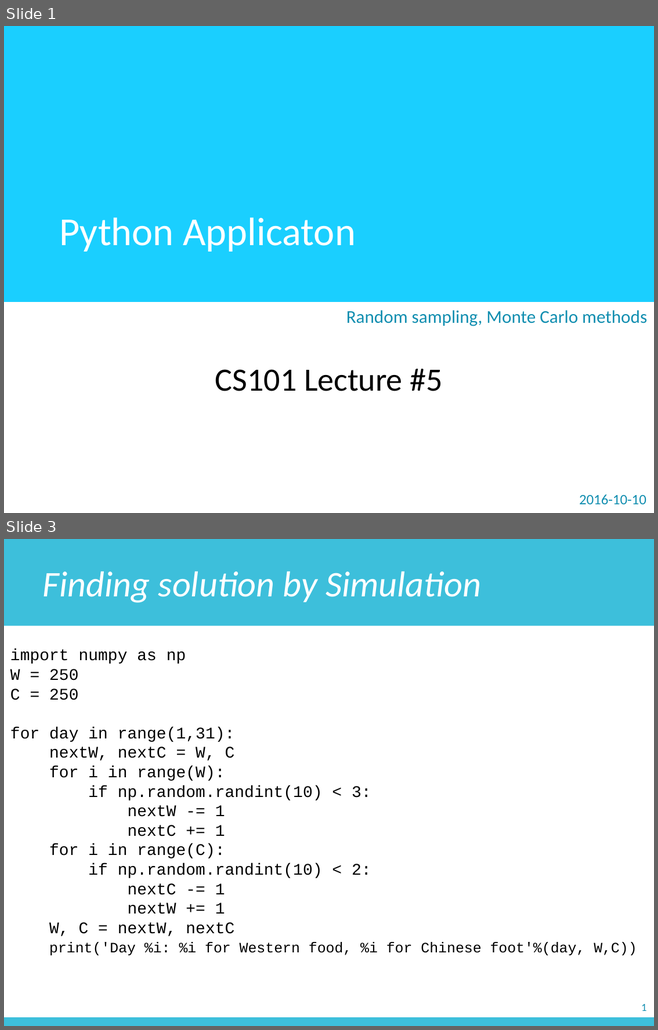
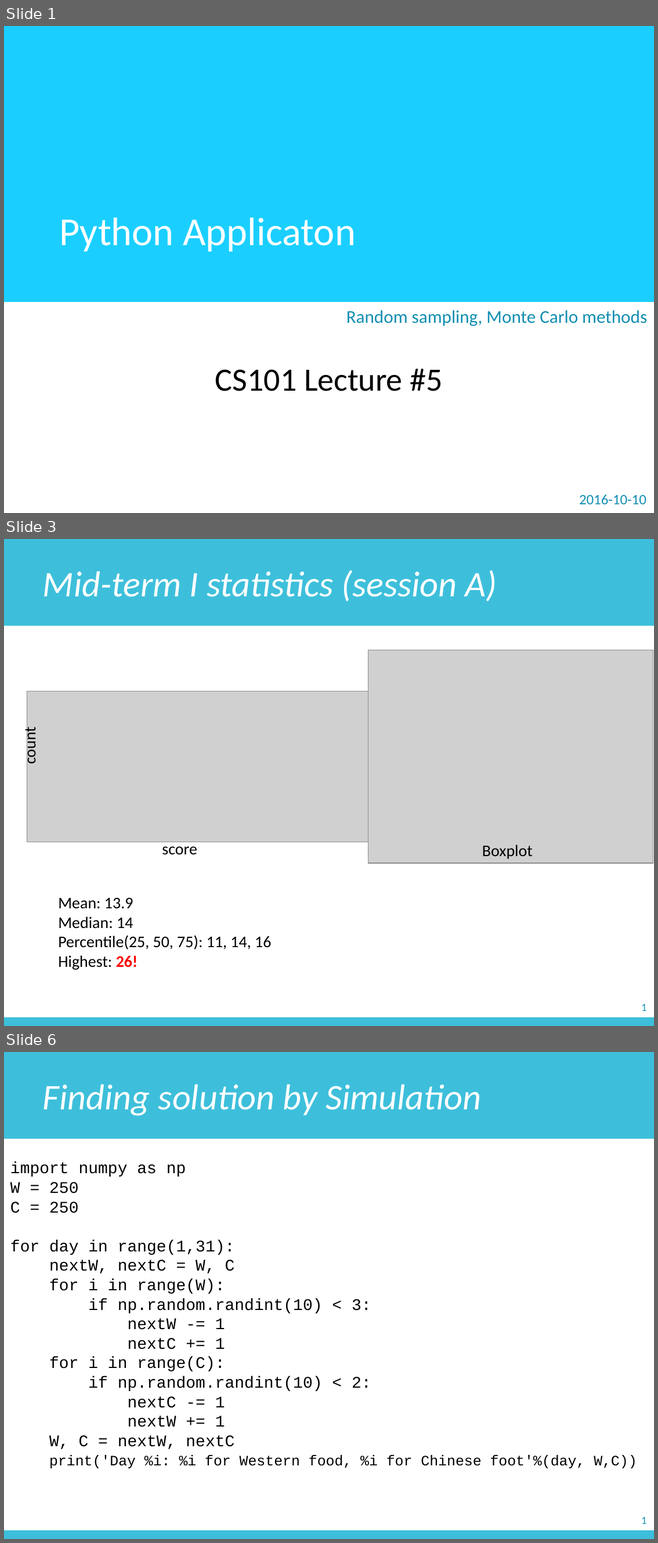
Before and after one commit to zichengliao/zuics101-fa17, a slide deck: lectures/lec13/lec13.pptx. Shown one above the other, each under a label of ours: slides 1 and 3 before the commit, slides 1, 3 and 6 after it; the slides between them are not shown. The pictures are 658x1030 and 658x1543 pixels, drawn with LibreOffice and Linux fonts; fonts in the diff are those of the drawing; grey boxes stand for pictures. Boxes give left, top, right and bottom in pixels: in the first picture for what was removed or moved away, otherwise in the second. Text is boxed around its words. In the diff, an @@ line names an element or a change of style, - is before the commit and + after.

```diff
--- a/lectures/lec13/lec13.pptx
+++ b/lectures/lec13/lec13.pptx
@@ slide 3 added at (4,539,654,1026), background #FFFFFF @@
@@ rectangle added at (4,539,654,625), fill #3DBFDB, 40 pt, text #FFFFFF, italic @@
+Mid-term I statistics (session A)
@@ picture added at (368,650,653,863) @@
@@ picture added at (27,692,372,842) @@
@@ text added at (20,730,40,763), 18 pt, text #000000 @@
+count
@@ text added at (162,841,197,855), 18 pt, text #000000 @@
+score
@@ text added at (482,845,532,859), 18 pt, text #000000 @@
+Boxplot
@@ text added at (58,898,271,970), 18 pt, text #000000 @@
+Mean: 13.9
+Median: 14
+Percentile(25, 50, 75): 11, 14, 16
+Highest: 26!
@@ text added at (641,1004,646,1011), 12 pt, text #118EB0 @@
+1
@@ rectangle added at (4,1017,654,1026), fill #3DBFDB @@
@@ what was slide 3 is now slide 6 @@
```
Also in this commit, not shown: 7 slides changed, 3 other slides added, 2 other files.
